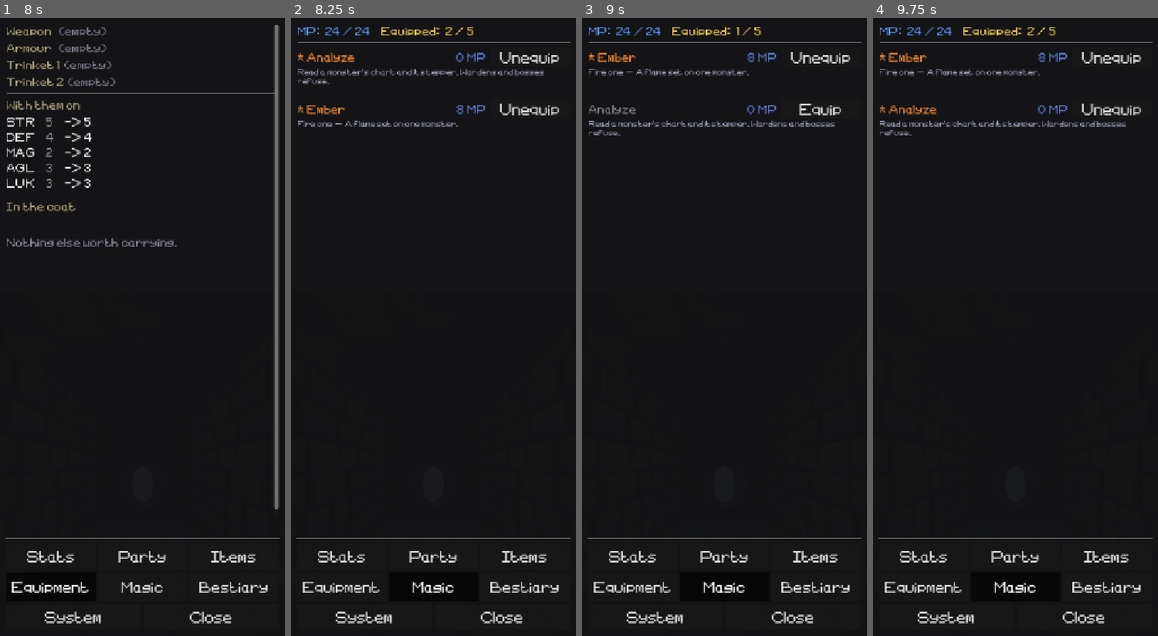
Above: before the commit, frames 1-4 (left to right).
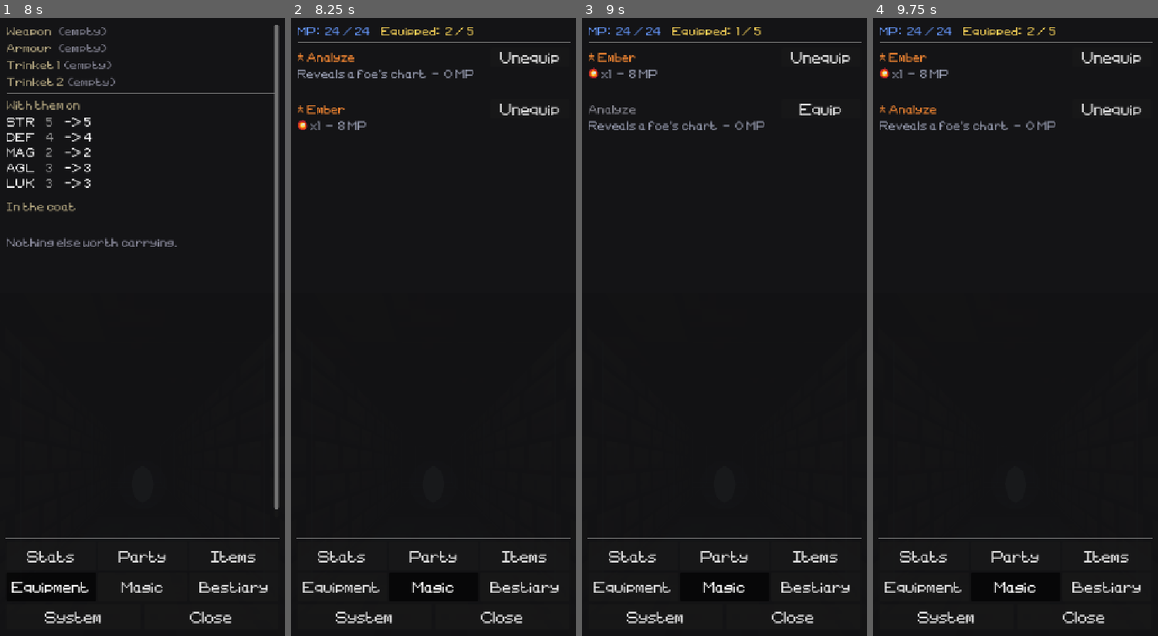
Above: after the commit, the same moments.

Repository: tausiftt5238/four-dragons-deep
Game: Godot game, scene res://scenes/title.tscn
Two runs of this game, one before a commit and one after it. Both use one fixed random seed, a clock stepped at 60 frames per second and the inputs below.
Inputs:
- Up to frame 1 (8 s): click "NEW GAME" at 0.5 s; click "Menu" at 1.25 s; click "Stats" at 2 s; click "Party" at 2.75 s; click "Dismiss" at 3.5 s; click "Summon" at 4.25 s; click "Items" at 5 s; click "Type" at 5.75 s; click "Name" at 6.5 s; click "Equipment" at 7.25 s
- Up to frame 2 (8.25 s): click "Magic" at 8 s
- Up to frame 3 (9 s): click "Unequip" at 8.75 s
- Up to frame 4 (9.75 s): click "Equip" at 9.5 s

Frame 1 is identical in both runs. In frame 2, 1.2% of the frame differs, in the area x 2-89%, y 5-19%; in frame 3, 1.2%; in frame 4, 1.2%.

Commit message:
item and spell lists show what a thing does instead of flavour text
A new ItemInfo writes one line per item or spell, in every list that used to
show its description (items, equipment, magic, orb supplies/gear/scrolls/sell):

  spells, scrolls   [element icon] x1 / x2-3 / x all - cost - [ailment]
  buffs, debuffs    ATK+ party / DEF- foes, stat in its StageArrows colour
  gear              stat changes, swing element, [icon]S / [icon]W
  supplies          +30 HP, Cures [Poison], [icon] x1 - 20 dmg, Reflects ...

Pixel icons for phys, light and dark join the existing fire/ice/thunder ones,
and mirrors get their own orb shelf.

Co-Authored-By: Claude Opus 5.5 <noreply@anthropic.com>
Claude-Session: https://claude.ai/code/session_01Uhk3EMYpAHGbVF4A7SC27j

Diff:
--- a/scripts/ui/gear_tooltip.gd
+++ b/scripts/ui/gear_tooltip.gd
@@ -6,11 +6,6 @@
 
 static func build(item: Dictionary, player: PlayerCharacter) -> String:
 	var lines: Array[String] = []
-
-	var desc: String = item.get("desc", "")
-	if not desc.is_empty():
-		lines.append(desc)
-		lines.append("")
 
 	var kind: String = item.get("type", "") as String
 	if kind not in ["accessory", "weapon", "armor"]:
@@ -105,15 +100,7 @@
 		parts.append("[color=#%s]%s%+d[/color]" % [
 				stat_color(delta).to_html(false), pair[0], delta])
 
-	var el: String = item.get("attack_element", "") as String
-	if el != "":
-		parts.append("[color=#c9a6ff]%s[/color]" % Affinity.element_name(el).to_upper())
-	var r: String = item.get("resist_element", "") as String
-	if r != "":
-		parts.append("[color=#86b4ea]res %s[/color]" % Affinity.element_name(r))
-	var w: String = item.get("weak_element", item.get("weakness", "")) as String
-	if w != "":
-		parts.append("[color=#ffcf52]weak %s[/color]" % Affinity.element_name(w))
+	# Elements are ItemInfo's: it draws them as icons after these.
 	return "  ".join(parts)
 
 
--- /dev/null
+++ b/scripts/ui/item_info.gd
@@ -0,0 +1,180 @@
+# ItemInfo
+# The one line every list shows under an item or a spell, in place of flavour
+# text: what it does, in the fewest symbols that say all of it.
+#
+#   spell / scroll   [icon] x1 - 8 MP - [Poison]
+#   buff / debuff    ATK+ party - 8 MP          (the stat in its StageArrows colour)
+#   gear             STR +5  AGL -1   [icon]S  [icon]W   (letters as on the chart)
+#   supplies         +30 HP,  Cures [Poison],  [icon] x1 - 20 dmg ...
+#
+# BBCode for a RichTextLabel, which is what SlotList's detail line is.
+class_name ItemInfo
+
+const ICON_SIZE: int = 20
+# Larger than the 11 a wrapped description needed: a line this short has the
+# room, and the icons have to be big enough to tell apart on a phone.
+const FONT_SIZE: int = 16
+
+const ICONS: Dictionary = {
+	"phys":    "res://resources/icons/phys.png",
+	"fire":    "res://resources/spellFX/fire.png",
+	"ice":     "res://resources/spellFX/ice.png",
+	"thunder": "res://resources/spellFX/thunder.png",
+	"light":   "res://resources/icons/light.png",
+	"dark":    "res://resources/icons/dark.png",
+}
+
+const SEP: String = "  -  "
+const HP_COLOR: String = "#6ee07a"
+const MP_COLOR: String = "#7fb0ff"
+const MAGIC: Array[String] = ["fire", "ice", "thunder", "light", "dark"]
+
+
+static func icon(element: String) -> String:
+	if not ICONS.has(element):
+		return ""
+	return "[img=%dx%d]%s[/img]" % [ICON_SIZE, ICON_SIZE, ICONS[element]]
+
+
+static func _paint(text: String, c: Color) -> String:
+	return "[color=#%s]%s[/color]" % [c.to_html(false), text]
+
+
+static func ailment(status_id: String) -> String:
+	var d: Dictionary = Status.get_data(status_id)
+	return _paint("[%s]" % d.get("name", status_id), d.get("color", Color.WHITE) as Color)
+
+
+static func _reach(shape: String) -> String:
+	match shape:
+		Spell.SHAPE_FEW: return "x2-3"
+		Spell.SHAPE_ALL: return "x all"
+	return "x1"
+
+
+static func _stat_tag(stat: String, delta: int) -> String:
+	var name: String = stat.to_upper()
+	return _paint("%s%s" % [name, "+" if delta > 0 else "-"],
+			StageArrows.tint_for(name, Color.WHITE))
+
+
+static func _sized(text: String) -> String:
+	return "[font_size=%d]%s[/font_size]" % [FONT_SIZE, text] if text != "" else ""
+
+
+# ── Spells ────────────────────────────────────────────────────────────────────
+
+static func spell(spell_id: String) -> String:
+	return _sized(_spell(spell_id))
+
+
+static func _spell(spell_id: String) -> String:
+	var d: Dictionary = Spell.get_data(spell_id)
+	if d.is_empty():
+		return ""
+	var reach: String = _reach(d.get("shape", Spell.SHAPE_ONE) as String)
+	var cost: String = Spell.cost_text(spell_id)
+	var parts: Array[String] = []
+	match d.get("type", "dmg") as String:
+		"dmg", "banish":
+			parts = ["%s %s" % [icon(d.get("element", "") as String), reach], cost]
+		"ailment":
+			parts = [reach, cost, ailment(d.get("status", "") as String)]
+		"heal":
+			var who: String = "party" if Spell.is_multi(spell_id) else "ally"
+			# The base; the caster's MAG is added on top when it lands.
+			parts = [_paint("+%d HP +MAG" % int(d.get("heal", 0)), Color(HP_COLOR)), who, cost]
+		"buff":
+			var party: bool = d.get("scope", "party") == "party"
+			parts = ["%s %s" % [_stat_tag(d.get("stat", "") as String, int(d.get("delta", 1))),
+					"party" if party else "foes"], cost]
+		"dispel":
+			var mine: bool = d.get("scope", "party") == "party"
+			parts = ["Clears %s" % ("the party's debuffs" if mine else "foes' buffs"), cost]
+		"analyze":
+			parts = ["Reveals a foe's chart", cost]
+		"leech":
+			parts = ["Drains %s x1" % (d.get("drain", "hp") as String).to_upper(), cost]
+		_:
+			parts = [reach, cost]
+	return SEP.join(parts)
+
+
+# ── Items ─────────────────────────────────────────────────────────────────────
+
+# `deltas` replaces the plain stat list with the shop's green/red comparison
+# against what is worn, when the caller has one.
+static func item(it: Dictionary, deltas: String = "") -> String:
+	match it.get("type", "") as String:
+		"scroll":
+			var id: String = it.get("teaches", "") as String
+			return _sized("Teaches %s%s%s" % [
+					Spell.get_data(id).get("name", id), SEP, _spell(id)])
+		"weapon", "armor", "accessory":
+			return _sized(gear(it, deltas))
+	return _sized(supply(it))
+
+
+static func supply(it: Dictionary) -> String:
+	if it.has("mirror"):
+		var kind: String = it["mirror"] as String
+		var icons: String = icon("phys") if kind == "phys" \
+				else "".join(MAGIC.map(func(e: String) -> String: return icon(e)))
+		return "Reflects %s%sparty%s1 turn" % [icons, SEP, SEP]
+	if it.has("revive"):
+		return "Revives an ally at %d%% HP" % int(it["revive"])
+	var parts: Array[String] = []
+	if int(it.get("max_hp_gain", 0)) > 0:
+		parts.append(_paint("Max HP +%d" % int(it["max_hp_gain"]), Color(HP_COLOR)))
+	if int(it.get("max_mp_gain", 0)) > 0:
+		parts.append(_paint("Max MP +%d" % int(it["max_mp_gain"]), Color(MP_COLOR)))
+	if int(it.get("dmg", 0)) > 0:
+		parts.append("%s x1" % icon(it.get("element", "") as String))
+		parts.append("%d dmg" % int(it["dmg"]))
+	if it.get("inflicts_status", "") != "":
+		parts.append("x1")
+		parts.append(ailment(it["inflicts_status"] as String))
+	if int(it.get("hp_restore", 0)) > 0:
+		parts.append(_paint("+%d HP" % int(it["hp_restore"]), Color(HP_COLOR)))
+	if int(it.get("mp_restore", 0)) > 0:
+		parts.append(_paint("+%d MP" % int(it["mp_restore"]), Color(MP_COLOR)))
+	var cure: String = it.get("cures_status", "") as String
+	if cure == "all":
+		parts.append("Cures all ailments")
+	elif cure != "":
+		parts.append("Cures %s" % ailment(cure))
+	return SEP.join(parts)
+
+
+static func gear(it: Dictionary, deltas: String = "") -> String:
+	var parts: Array[String] = []
+	if deltas != "":
+		parts.append(deltas)
+	else:
+		var stats: Array[String] = []
+		for pair: Array in [["STR", "str_bonus"], ["DEF", "def_bonus"],
+				["MAG", "mag_bonus"], ["AGL", "agl_bonus"], ["AGL", "agl_pen"],
+				["LUK", "luk_bonus"]]:
+			var v: int = int(it.get(pair[1], 0))
+			if v == 0:
+				continue
+			stats.append("%s %s" % [
+					_paint(pair[0] as String, StageArrows.tint_for(pair[0] as String,
+							Color(0.85, 0.85, 0.85))),
+					_paint("%+d" % v, Color(0.9, 0.9, 0.9) if v > 0 else Color(1.0, 0.45, 0.4))])
+		if not stats.is_empty():
+			parts.append("  ".join(stats))
+	var swing: String = it.get("attack_element", "") as String
+	if swing != "":
+		parts.append("Swings %s" % icon(swing))
+	# The chart's own letters, in the chart's own colours: S resists, W weak.
+	var chart: Array[String] = []
+	var r: String = it.get("resist_element", "") as String
+	if r != "":
+		chart.append(icon(r) + _paint("S", Affinity.color(Affinity.RESIST)))
+	var w: String = it.get("weak_element", it.get("weakness", "")) as String
+	if w != "":
+		chart.append(icon(w) + _paint("W", Affinity.color(Affinity.WEAK)))
+	if not chart.is_empty():
+		parts.append(" ".join(chart))
+	return SEP.join(parts)
--- a/scripts/ui/menu_tab_equipment.gd
+++ b/scripts/ui/menu_tab_equipment.gd
@@ -103,8 +103,7 @@
 		blocked = not p.has_free_accessory_slot()
 
 	list.add(item["name"] as String, Color(0.82, 0.82, 0.88),
-			item.get("desc", "") as String,
-			GearTooltip.bonus_string(item).strip_edges(), Color(0.62, 0.92, 0.74),
+			ItemInfo.item(item), "", Color(0.62, 0.92, 0.74),
 			label, blocked, act)
 
 
@@ -144,22 +143,14 @@
 		head.add_child(off)
 
 	if not worn.is_empty():
-		var detail: Label = Label.new()
-		var bits: Array[String] = []
-		var stat_line: String = GearTooltip.bonus_string(worn).strip_edges()
-		if stat_line != "":
-			bits.append(stat_line + "  ·")
-		bits.append(worn.get("desc", "") as String)
-		var r: String = worn.get("resist_element", "") as String
-		if r != "":
-			bits.append("Resists %s." % Affinity.element_name(r))
-		var w: String = worn.get("weakness", "") as String
-		if w != "":
-			bits.append("Opens %s." % Affinity.element_name(w))
-		detail.text = "      " + " ".join(bits)
+		var detail: RichTextLabel = RichTextLabel.new()
+		detail.bbcode_enabled = true
+		detail.fit_content = true
+		detail.scroll_active = false
+		detail.text = ItemInfo.item(worn)
 		detail.autowrap_mode = TextServer.AUTOWRAP_WORD_SMART
-		detail.add_theme_font_size_override("font_size", 11)
-		detail.add_theme_color_override("font_color", Color(0.60, 0.62, 0.70))
+		detail.add_theme_font_size_override("normal_font_size", 11)
+		detail.add_theme_color_override("default_color", Color(0.60, 0.62, 0.70))
 		col.add_child(detail)
 	return col
 
--- a/scripts/ui/menu_tab_items.gd
+++ b/scripts/ui/menu_tab_items.gd
@@ -122,9 +122,7 @@
 					_m._set_status("Both slots are taken.")
 				_m._refresh()})
 
-	var about: String = item.get("desc", "") as String
-	if kind in ["accessory", "weapon", "armor"]:
-		about = "%s%s" % [about, GearTooltip.bonus_string(item)]
+	var about: String = ItemInfo.item(item)
 
 	list.add_entry(item["name"] as String, Color(0.85, 0.85, 0.92),
 			about,
--- a/scripts/ui/menu_tab_magic.gd
+++ b/scripts/ui/menu_tab_magic.gd
@@ -70,9 +70,7 @@
 	# Element and reach ride in the detail line rather than the title: at font
 	# size 20 the button already claims a third of the row, and a title that
 	# has to hold four things ends up clipped mid-word.
-	var about: String = spell.get("desc", "") as String
-	if element != "":
-		about = "%s %s  —  %s" % [kind, Spell.reach_tag(spell_id), about]
+	var about: String = ItemInfo.spell(spell_id)
 	var cost: int = int(spell.get("mp", 0))
 	var actions: Array[Dictionary] = [{
 		text = "Unequip" if equipped else "Equip",
@@ -105,4 +103,4 @@
 
 	list.add_entry("%s%s" % ["* " if equipped else "", spell["name"]],
 			title_color, about,
-			Spell.cost_text(spell_id), Color(0.4, 0.55, 0.95), actions)
+			"", Color(0.4, 0.55, 0.95), actions)
--- a/scripts/ui/orb_ui.gd
+++ b/scripts/ui/orb_ui.gd
@@ -386,11 +386,14 @@
 	var scrolls: Array = []
 	var gear: Dictionary = {weapon = [], armor = [], accessory = []}
 	var other: Array = []
+	var mirrors: Array = []
 	for item: Dictionary in player.inventory:
 		var row: Dictionary = {kind = "item", item = item}
 		var kind: String = item.get("type", "") as String
 		if kind == "consumable":
-			if item.has("inflicts_status") \
+			if item.has("mirror"):
+				mirrors.append(row)
+			elif item.has("inflicts_status") \
 					or (item.has("element") and int(item.get("dmg", 0)) > 0):
 				throw.append(row)
 			else:
@@ -405,6 +408,7 @@
 		{title = "Monsters", entries = monsters},
 		{title = "Recovery", entries = mend},
 		{title = "Throwables", entries = throw},
+		{title = "Mirrors", entries = mirrors},
 		{title = "Scrolls", entries = scrolls},
 		{title = "Weapons", entries = gear["weapon"]},
 		{title = "Armour", entries = gear["armor"]},
@@ -431,7 +435,7 @@
 func _sell_item(list: SlotList, item: Dictionary) -> void:
 	var price: int = resale_price(item)
 	var qty: int = int(item.get("qty", 1))
-	var about: String = item.get("desc", "") as String
+	var about: String = ItemInfo.item(item)
 	if qty > 1:
 		about = "x%d   %s" % [qty, about]
 	list.add(item["name"] as String, Color(0.85, 0.85, 0.92), about,
@@ -518,14 +522,18 @@
 func _build_buy() -> void:
 	var mend: Array = []
 	var throw: Array = []
+	var mirrors: Array = []
 	for item: Dictionary in _supplies():
-		if item.has("inflicts_status") or (item.has("element") and int(item.get("dmg", 0)) > 0):
+		if item.has("mirror"):
+			mirrors.append(item)
+		elif item.has("inflicts_status") or (item.has("element") and int(item.get("dmg", 0)) > 0):
 			throw.append(item)
 		else:
 			mend.append(item)
 	SlotList.sections(_content, _page, "buy", [
 		{title = "Recovery", entries = mend},
 		{title = "Throwables", entries = throw},
+		{title = "Mirrors", entries = mirrors},
 	], _buy_offer)
 
 
@@ -620,14 +628,10 @@
 	# Shares the line the stat deltas are on rather than taking one of its own:
 	# a slot is a fixed height and the description is already the second line,
 	# so a third would simply push it out of the row.
-	var lead: Array[String] = []
+	var detail: String = ItemInfo.item(entry, deltas)
 	if held != "":
-		lead.append("[color=#9ee8b8]%s[/color]" % held)
-	if deltas != "":
-		lead.append(deltas)
-	var detail: String = entry.get("desc", "") as String
-	if not lead.is_empty():
-		detail = "%s\n%s" % ["  ·  ".join(lead), detail]
+		detail = "[font_size=%d][color=#9ee8b8]%s[/color][/font_size]\n%s" % [
+				ItemInfo.FONT_SIZE - 3, held, detail]
 
 	list.add(entry["name"] as String, title_color,
 			detail,
Binary file added: resources/icons/dark.png
Not shown, added: resources/icons/dark.png.import
Binary file added: resources/icons/light.png
Not shown, added: resources/icons/light.png.import
Binary file added: resources/icons/phys.png
Not shown, added: resources/icons/phys.png.import
Not shown, added: scripts/ui/item_info.gd.uid
